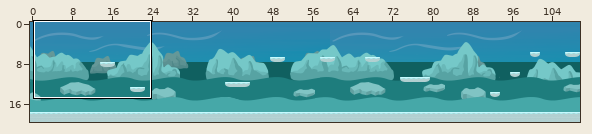
Two states of a Tiled map (JSON), public/assets/tilemaps/nivel3.json. Above: a wide view before the commit, with the close-up outlined.
Close-up. Before the edit:
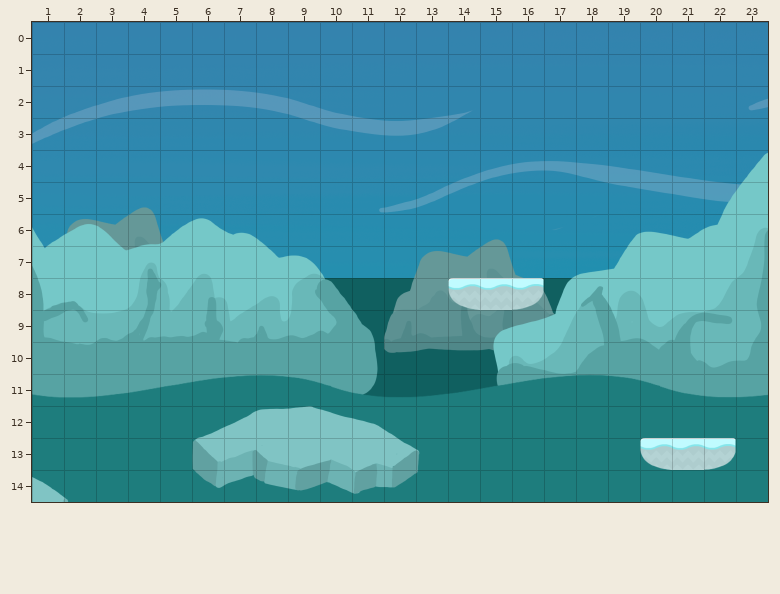
Cells are 100x100 px. Shown: x 1..23, y 0..14. The commit also changed other parts of the map, which this record leaves out.
The same view after the edit:
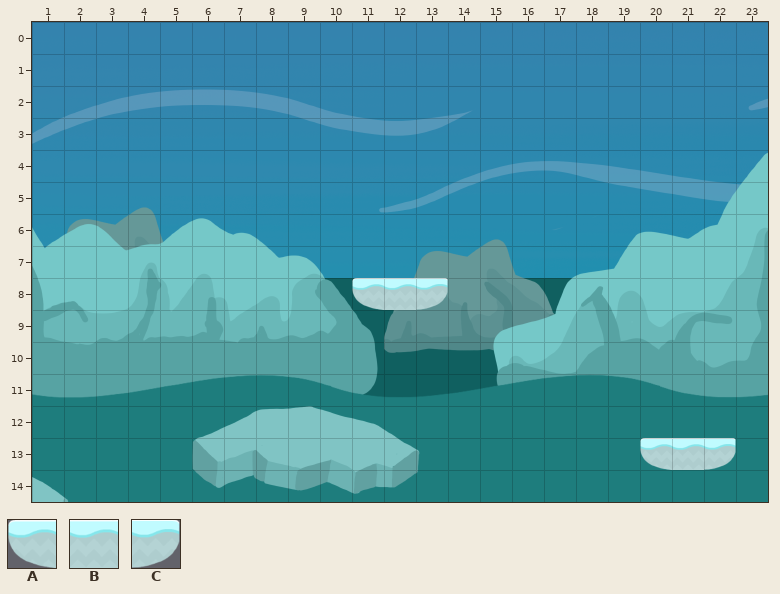
Key: from "plataformas": A 1, B 2, C 3.
_ is an empty cell.
Tiles replaced or removed in this view: A, B, C.
Changes in this commit:
Changed rows in their new state; . is an unchanged cell.
Layer "platforms":
first column x 11:
 8 ABC___
